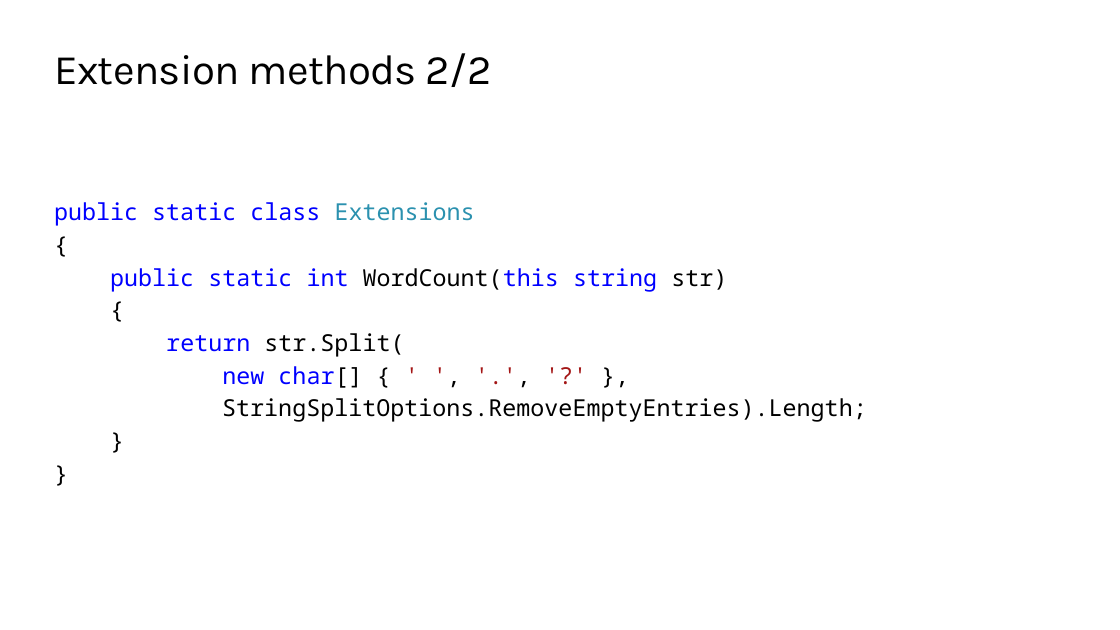
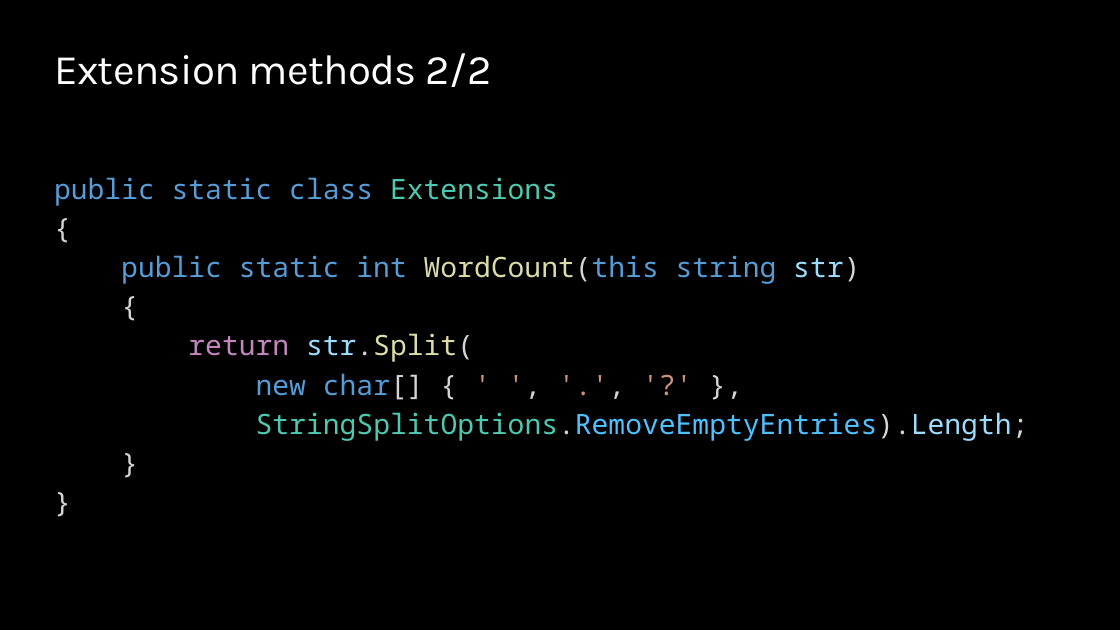
Before and after one commit to ondfisk/BDSA2020, a slide deck: slide 15 of Slides/Lecture03 - Lambdas and LINQ.pptx (slide 13 before the commit). Drawn at 1120x630 pixels with LibreOffice and Linux fonts; fonts in the diff are those of the drawing; background and template pictures are left out. Boxes give left, top, right and bottom in pixels: in the first picture for what was removed or moved away, otherwise in the second. Text is boxed around its words. In the diff, an @@ line names an element or a change of style, - is before the commit and + after.

```diff
--- a/Slides/Lecture03 - Lambdas and LINQ.pptx
+++ b/Slides/Lecture03 - Lambdas and LINQ.pptx
@@ background #FFFFFF to #000000 @@
@@ title "Extension methods 2/2" at bbox=[54, 53, 492, 87]: text colour #000000 to #FFFFFF @@
@@ text "public static class Extensions" at bbox=[54, 177, 1029, 441]: size 20 to 24 pt; text colour #0000FF to #569CD6 in "public static class", "public static int WordCount(this string", "new char[]"; text colour #2B91AF to #4EC9B0 in "Extensions"; text colour #000000 to #D4D4D4 in "{", "WordCount(this str)", "{", "str.Split(" and 4 more places; text colour #000000 to #DCDCAA in "WordCount(this", "str.Split("; text colour #000000 to #9CDCFE in "str)", "str.Split(", "StringSplitOptions.RemoveEmptyEntries).Length;"; text colour #0000FF to #C586C0 in "return"; text colour #A31515 to #CE9178 in "' ', '.', '?'"; text colour #000000 to #4EC9B0, text colour #000000 to #4FC1FF in "StringSplitOptions.RemoveEmptyEntries).Length;" @@
```
Also in this commit, not shown: 10 other slides changed, 5 slides added, 1 other file.
